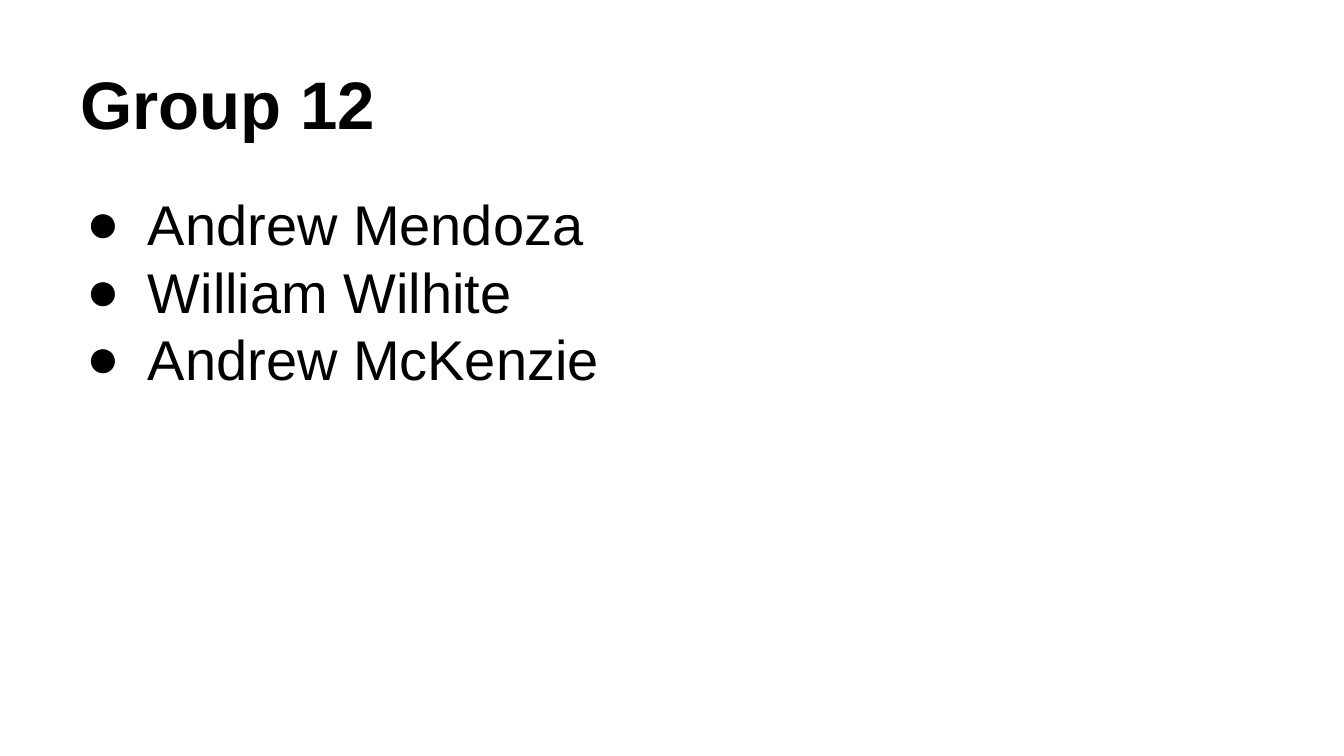
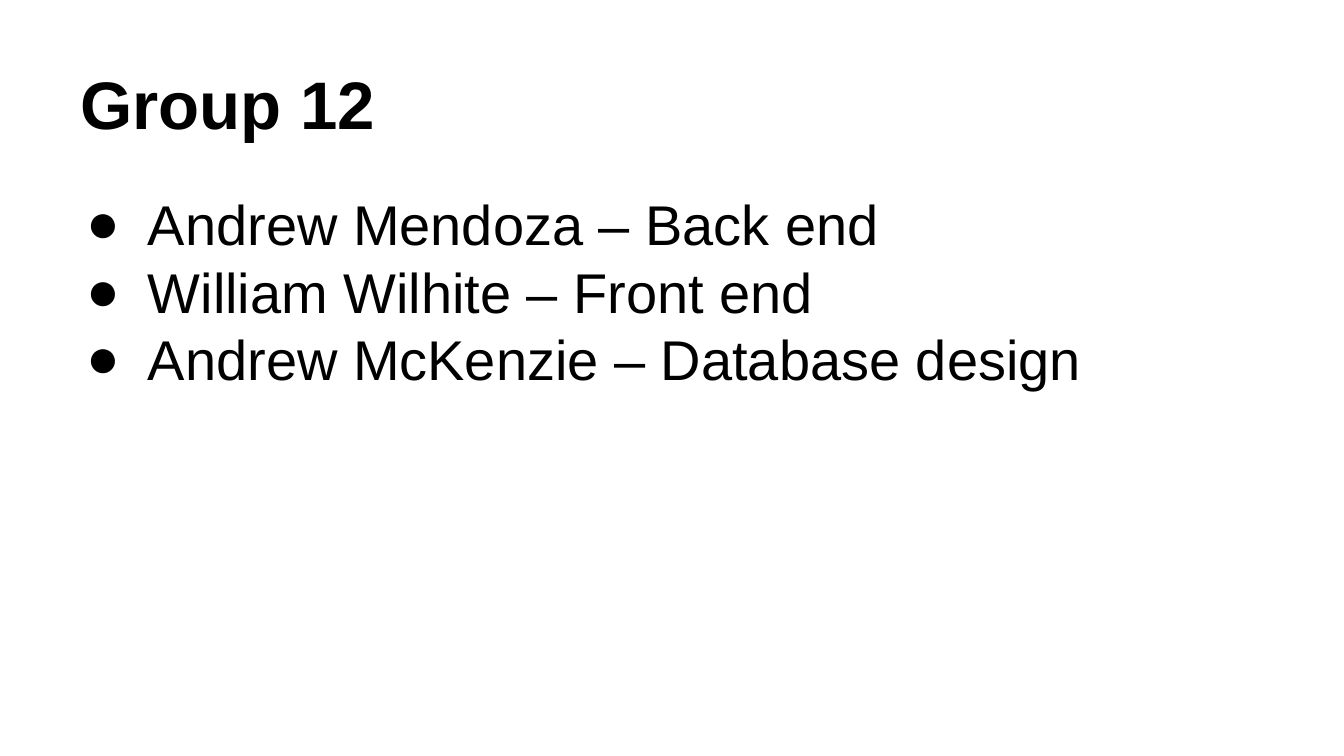
Before and after one commit to wwilhite/cop4710, a slide deck: slide 2 of PowerPoint/College Event Website.odp. Drawn at 1344x756 pixels with LibreOffice and Linux fonts; fonts in the diff are those of the drawing. Boxes give left, top, right and bottom in pixels: in the first picture for what was removed or moved away, otherwise in the second. Text is boxed around its words. In the diff, an @@ line names an element or a change of style, - is before the commit and + after.

```diff
--- a/PowerPoint/College Event Website.odp
+++ b/PowerPoint/College Event Website.odp
@@ text at (148, 204, 1081, 390): text changed @@
-● Andrew Mendoza
-● William Wilhite
-● Andrew McKenzie
+● Andrew Mendoza – Back end
+● William Wilhite – Front end
+● Andrew McKenzie – Database design
```
Also in this commit, not shown: 1 other slide changed, 8 slides added, 1 other file.
